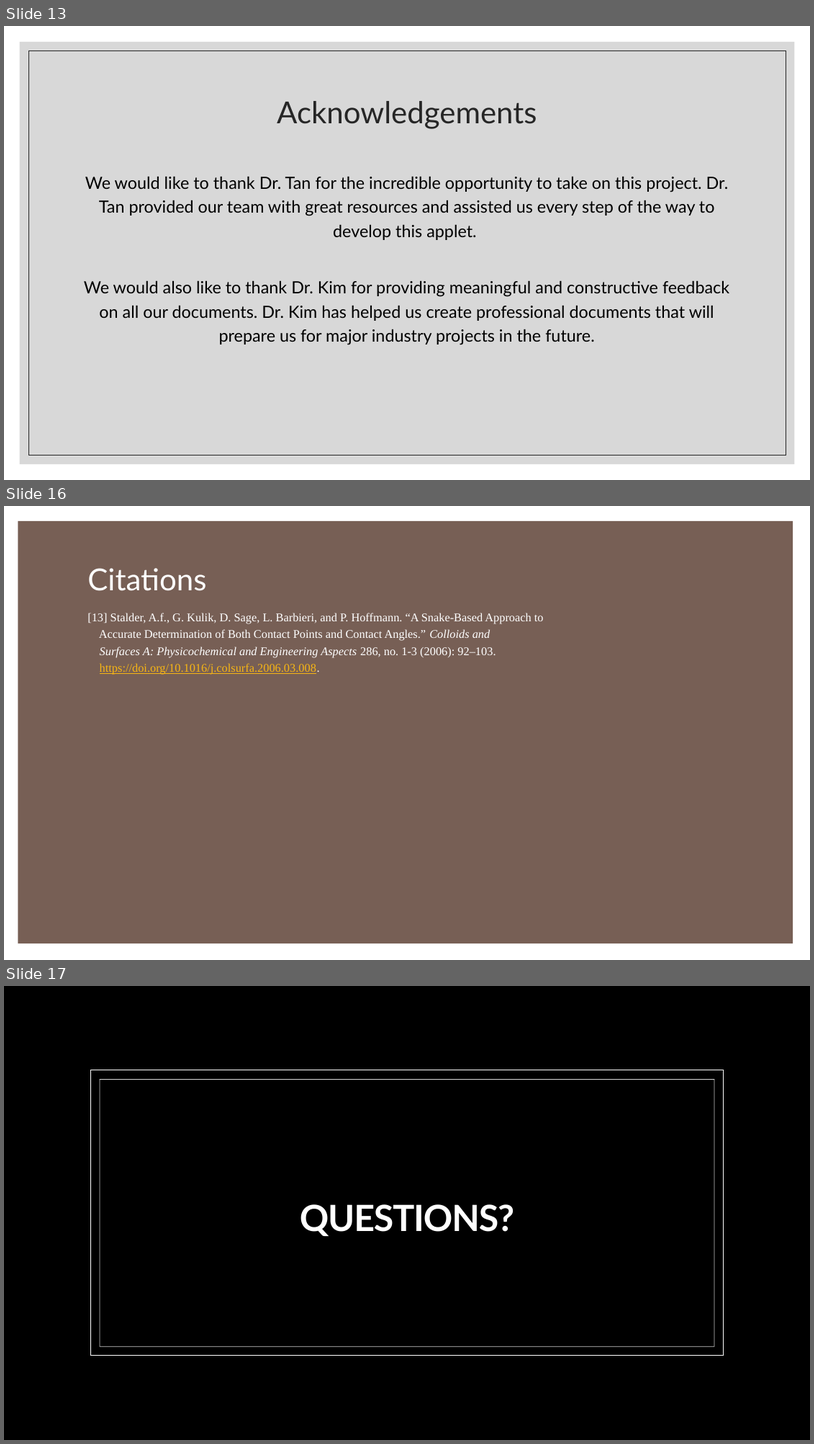
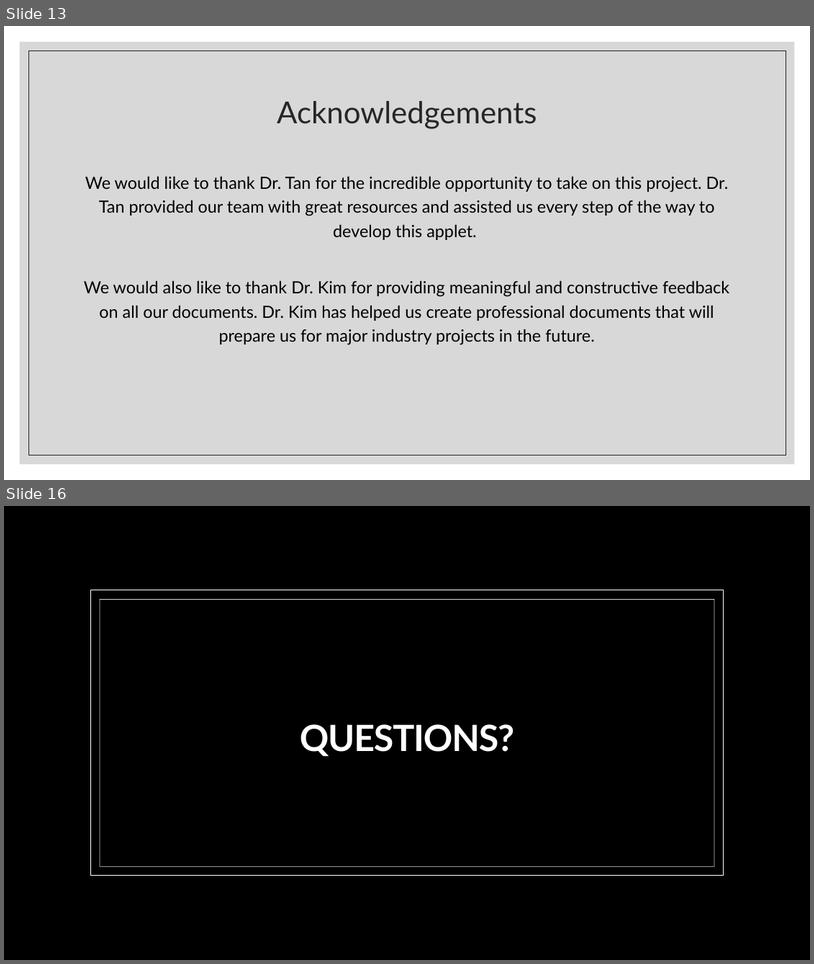
Before and after one commit to IFDL-WSU/Viscous-Droplet-Impact, a slide deck: Final Presentation/MECH417_Team4_FinalPresentation.pptx. Shown one above the other, each under a label of ours: slides 13, 16 and 17 before the commit, slides 13 and 16 after it; the slides between them are not shown. The pictures are 814x1444 and 814x964 pixels, drawn with LibreOffice and Linux fonts; fonts in the diff are those of the drawing; background and template pictures are left out. Boxes give left, top, right and bottom in pixels: in the first picture for what was removed or moved away, otherwise in the second. Text is boxed around its words. In the diff, an @@ line names an element or a change of style, - is before the commit and + after.

Commit message:
Update Presentation Citations
Updated In-text Citations
Updated Citations Section
Added IEE Standard Number

```diff
--- a/Final Presentation/MECH417_Team4_FinalPresentation.pptx
+++ b/Final Presentation/MECH417_Team4_FinalPresentation.pptx
@@ slide 16 removed at (4, 506, 810, 960), background #775F55 @@
@@ rectangle removed at (4, 506, 810, 960) @@
@@ rectangle removed at (18, 521, 793, 943) @@
@@ title removed at (88, 568, 206, 591) @@
-Citations
@@ text removed at (88, 613, 544, 674) @@
-[13] Stalder, A.f., G. Kulik, D. Sage, L. Barbieri, and P. Hoffmann. “A Snake-Based Approach to
-Accurate Determination of Both Contact Points and Contact Angles.” Colloids and
-Surfaces A: Physicochemical and Engineering Aspects 286, no. 1-3 (2006): 92–103.
-https://doi.org/10.1016/j.colsurfa.2006.03.008.
@@ what was slide 17 is now slide 16 @@
```
Also in this commit, not shown: 4 slides changed.
